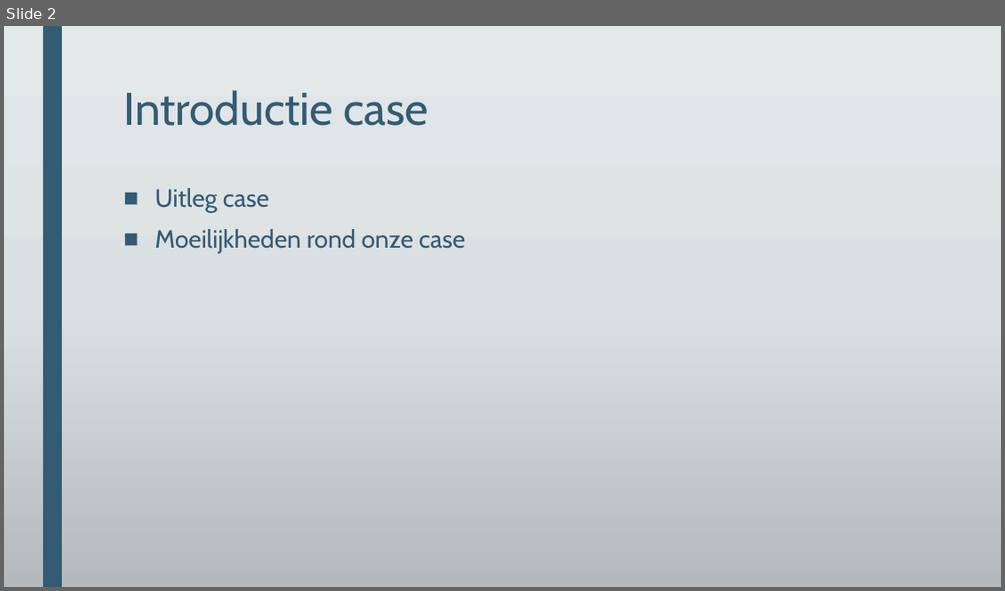
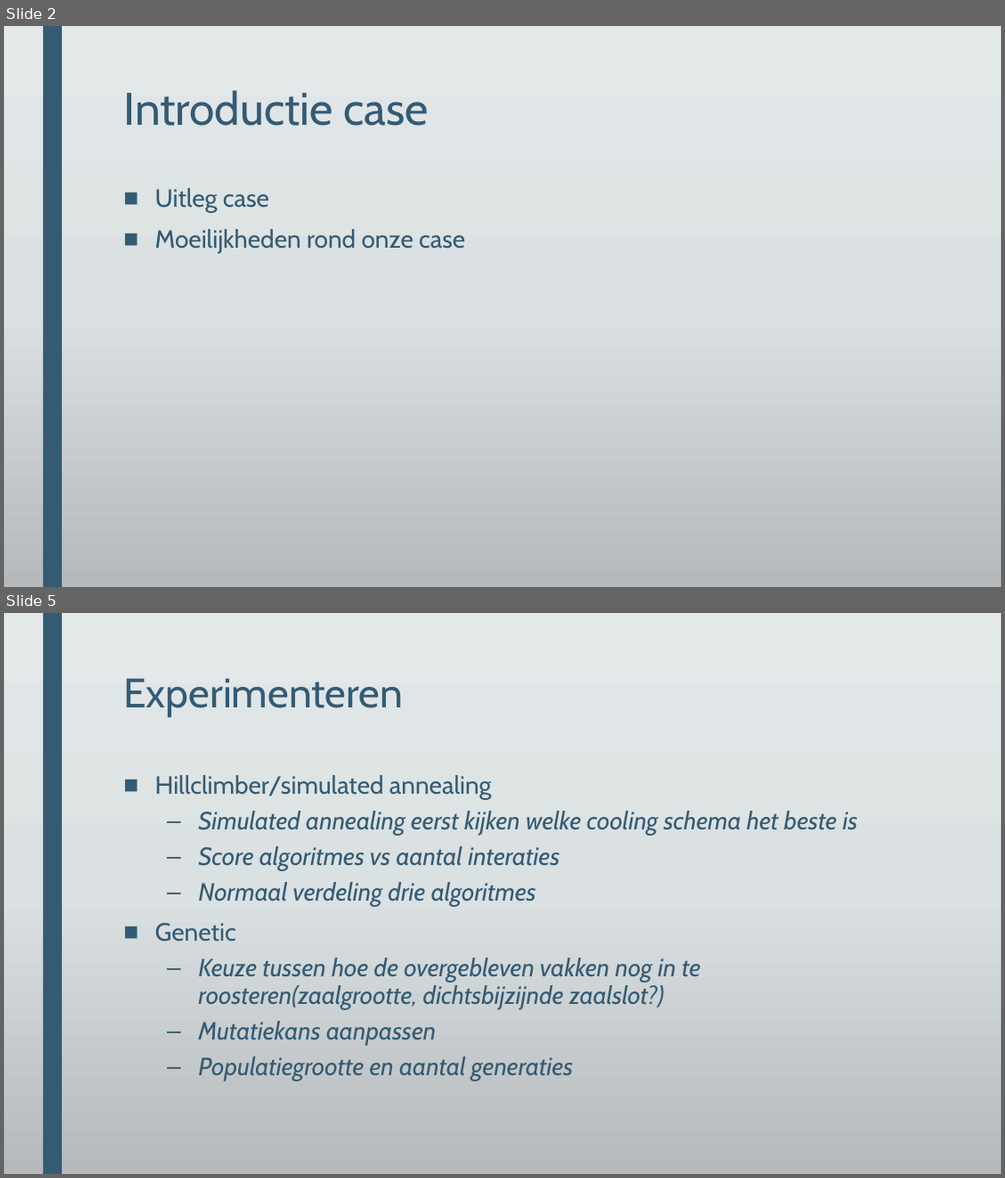
Before and after one commit to DeRoostermakers/Heuristieken, a slide deck: Presentaties/storyboard eindpresentatie.pptx. Shown one above the other, each under a label of ours: slide 2 before the commit, slides 2 and 5 after it; the slides between them are not shown. The pictures are 1005x591 and 1005x1178 pixels, drawn with LibreOffice and Linux fonts; fonts in the diff are those of the drawing; background and template pictures are left out. Boxes give left, top, right and bottom in pixels: in the first picture for what was removed or moved away, otherwise in the second. Text is boxed around its words. In the diff, an @@ line names an element or a change of style, - is before the commit and + after.

```diff
--- a/Presentaties/storyboard eindpresentatie.pptx
+++ b/Presentaties/storyboard eindpresentatie.pptx
@@ slide 5 added at [4,613,1001,1174], background gradient #E3E8EA to #DCE0E2 to #B6BABC; not listed: 1 template element that a slide beside it also shows @@
@@ title added at [123,678,403,717], 39.6 pt, text #335B74 @@
+Experimenteren
@@ text added at [155,775,858,1080], 24 pt, text #335B74, italic @@
+■ Hillclimber/simulated annealing
+  – Simulated annealing eerst kijken welke cooling schema het beste is
+  – Score algoritmes vs aantal interaties
+  – Normaal verdeling drie algoritmes
+■ Genetic
+  – Keuze tussen hoe de overgebleven vakken nog in te roosteren(zaalgrootte, dichtsbijzijnde zaalslot?)
+  – Mutatiekans aanpassen
+  – Populatiegrootte en aantal generaties
```
Also in this commit, not shown: 5 other slides added, 2 other files.
